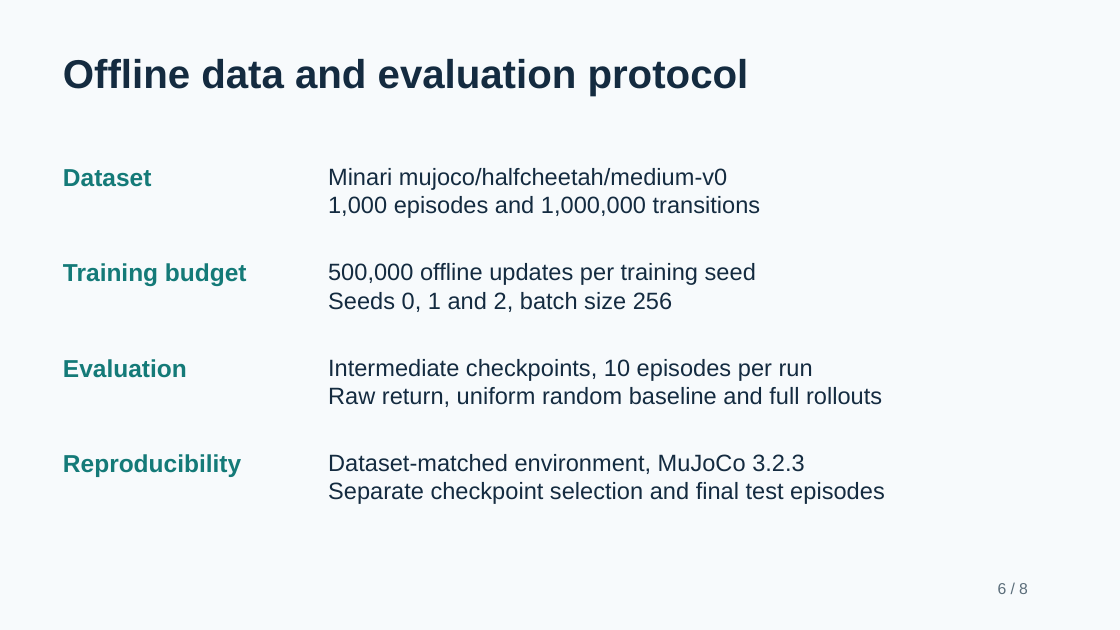
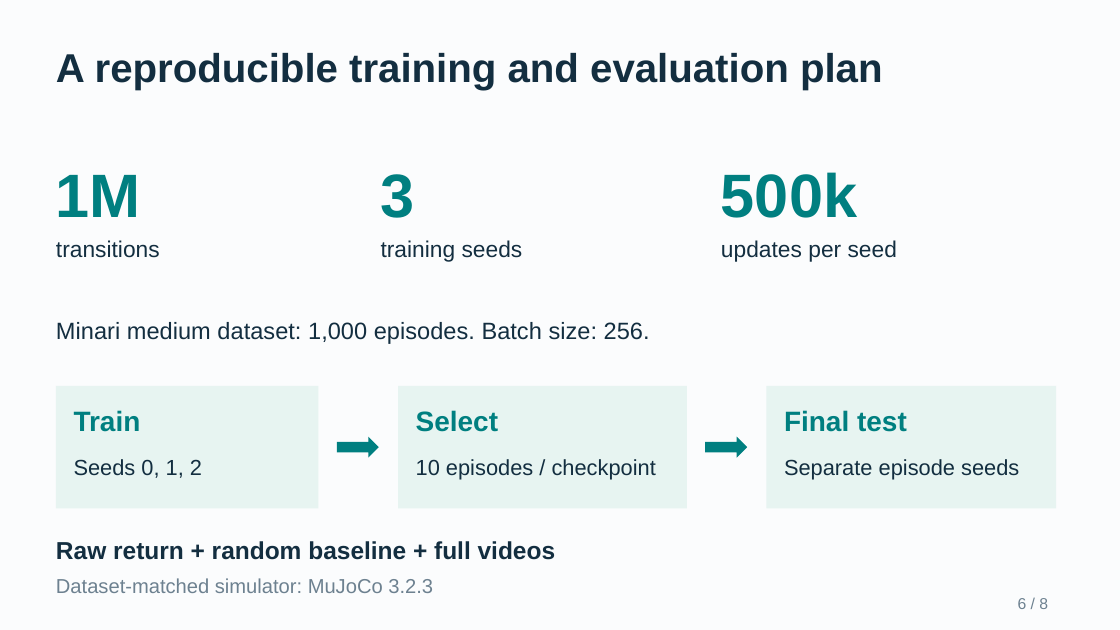
Before and after one commit to MedvAx-AI/iql-halfcheetah, a slide deck: slide 6 of docs/presentation/IQL_RL_Proposal.pptx. Drawn at 1120x630 pixels with LibreOffice and Linux fonts; fonts in the diff are those of the drawing. Boxes give left, top, right and bottom in pixels: in the first picture for what was removed or moved away, otherwise in the second. Text is boxed around its words. In the diff, an @@ line names an element or a change of style, - is before the commit and + after.

```diff
--- a/docs/presentation/IQL_RL_Proposal.pptx
+++ b/docs/presentation/IQL_RL_Proposal.pptx
@@ background #F7FAFC to #FBFCFD @@
@@ text at (56, 53, 883, 90): text changed; text colour #142B40 to #132E40 @@
-Offline data and evaluation protocol
+A reproducible training and evaluation plan
@@ text at (56, 175, 141, 217): text changed; size 21 to 52.5 pt; text colour #147A78 to #007F80 @@
-Dataset
+1M
@@ text added at (381, 174, 415, 218), 52.5 pt, text #007F80, bold @@
+3
@@ text added at (721, 172, 857, 218), 52.5 pt, text #007F80, bold @@
+500k
@@ text at (56, 240, 160, 258): text changed; size 20.2 to 19.5 pt; text colour #142B40 to #132E40 @@
-Minari mujoco/halfcheetah/medium-v0
-1,000 episodes and 1,000,000 transitions
+transitions
@@ text removed at (63, 263, 247, 286) @@
-Training budget
@@ text at (381, 240, 523, 262): text changed; size 20.2 to 19.5 pt; text colour #142B40 to #132E40 @@
-500,000 offline updates per training seed
-Seeds 0, 1 and 2, batch size 256
+training seeds
@@ text at (721, 240, 897, 262): text changed; size 20.2 to 19.5 pt; text colour #142B40 to #132E40 @@
-Intermediate checkpoints, 10 episodes per run
-Raw return, uniform random baseline and full rollouts
+updates per seed
@@ text added at (56, 322, 650, 344), 20.2 pt, text #132E40 @@
+Minari medium dataset: 1,000 episodes. Batch size: 256.
@@ text removed at (63, 359, 187, 378) @@
-Evaluation
@@ rectangle added at (56, 386, 318, 508), fill #E7F4F1 @@
@@ rectangle added at (398, 386, 687, 508), fill #E7F4F1 @@
@@ rectangle added at (766, 386, 1056, 508), fill #E7F4F1 @@
@@ text added at (74, 410, 141, 432), 24 pt, text #007F80, bold @@
+Train
@@ text added at (416, 410, 498, 432), 24 pt, text #007F80, bold @@
+Select
@@ text added at (784, 410, 907, 432), 24 pt, text #007F80, bold @@
+Final test
@@ right arrow added at (337, 437, 379, 458), fill #007F80 @@
@@ right arrow added at (706, 437, 748, 458), fill #007F80 @@
@@ text removed at (63, 454, 241, 477) @@
-Reproducibility
@@ text added at (74, 459, 202, 478), 18.8 pt, text #132E40 @@
+Seeds 0, 1, 2
@@ text removed at (328, 454, 885, 504) @@
-Dataset-matched environment, MuJoCo 3.2.3
-Separate checkpoint selection and final test episodes
@@ text added at (416, 459, 656, 480), 18.8 pt, text #132E40 @@
+10 episodes / checkpoint
@@ text added at (784, 459, 1019, 480), 18.8 pt, text #132E40 @@
+Separate episode seeds
@@ text added at (56, 541, 556, 560), 21 pt, text #132E40, bold @@
+Raw return + random baseline + full videos
@@ text added at (56, 578, 433, 593), 17.2 pt, text #6D8190 @@
+Dataset-matched simulator: MuJoCo 3.2.3
@@ text "6 / 8": place and size @@
-text "6 / 8" at (998, 583, 1028, 594)
+text "6 / 8" at (1018, 598, 1048, 609)
@@ text "6 / 8" at (1018, 598, 1048, 609): text colour #5B6D7A to #6D8190 @@
```
Also in this commit, not shown: 2 other slides changed, 5 slides added, 5 slides removed, 7 other files.
